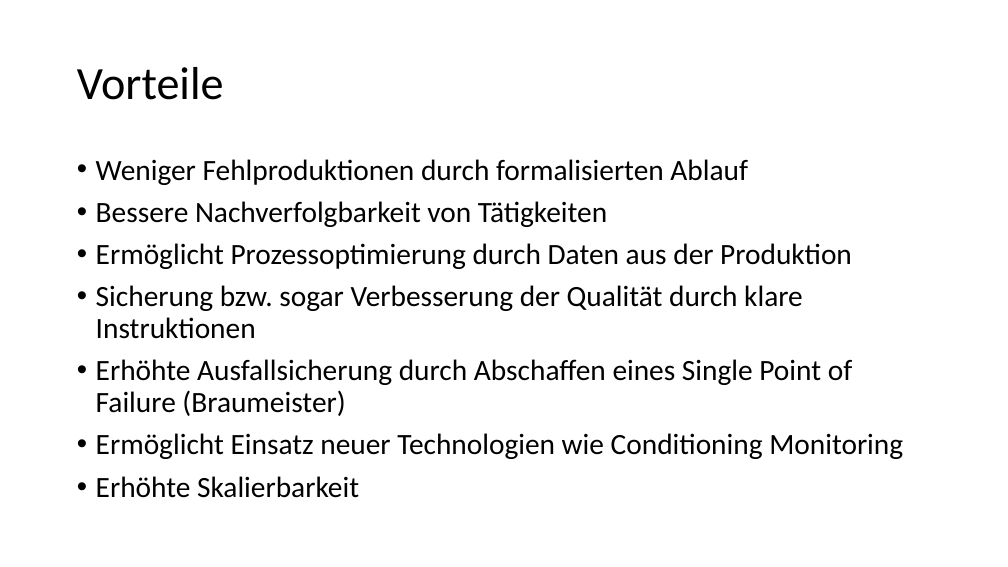
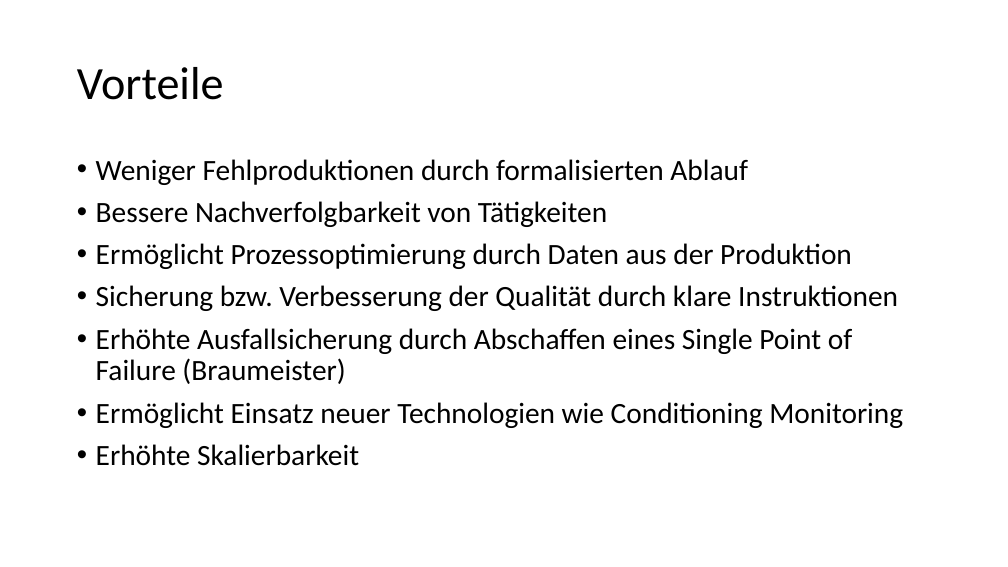
Before and after one commit to albae3333/DigitaleFabrik, a slide deck: slide 3 of Präsentation/Präsentation_Entwurf.pptx. Drawn at 1008x567 pixels with LibreOffice and Linux fonts; fonts in the diff are those of the drawing. Boxes give left, top, right and bottom in pixels: in the first picture for what was removed or moved away, otherwise in the second. Text is boxed around its words. In the diff, an @@ line names an element or a change of style, - is before the commit and + after.

Commit message:
added arrows in BPMN and fixed some spelling

```diff
--- a/Präsentation/Präsentation_Entwurf.pptx
+++ b/Präsentation/Präsentation_Entwurf.pptx
@@ text at bbox=[96, 285, 898, 311]: text changed @@
-• Sicherung bzw. sogar Verbesserung der Qualität durch klare Instruktionen
+• Sicherung bzw. Verbesserung der Qualität durch klare Instruktionen
```
Also in this commit, not shown: 5 other slides changed.
